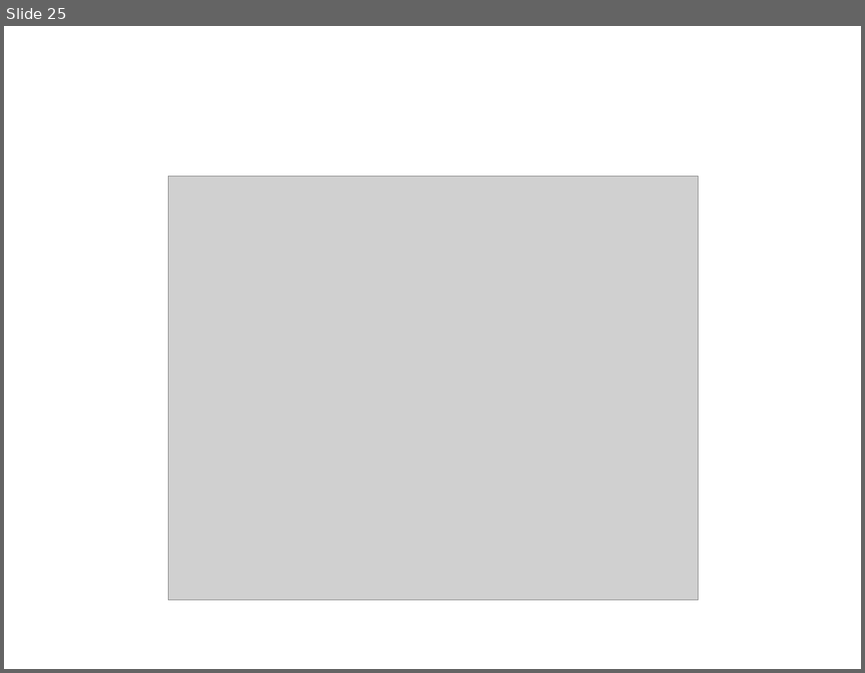
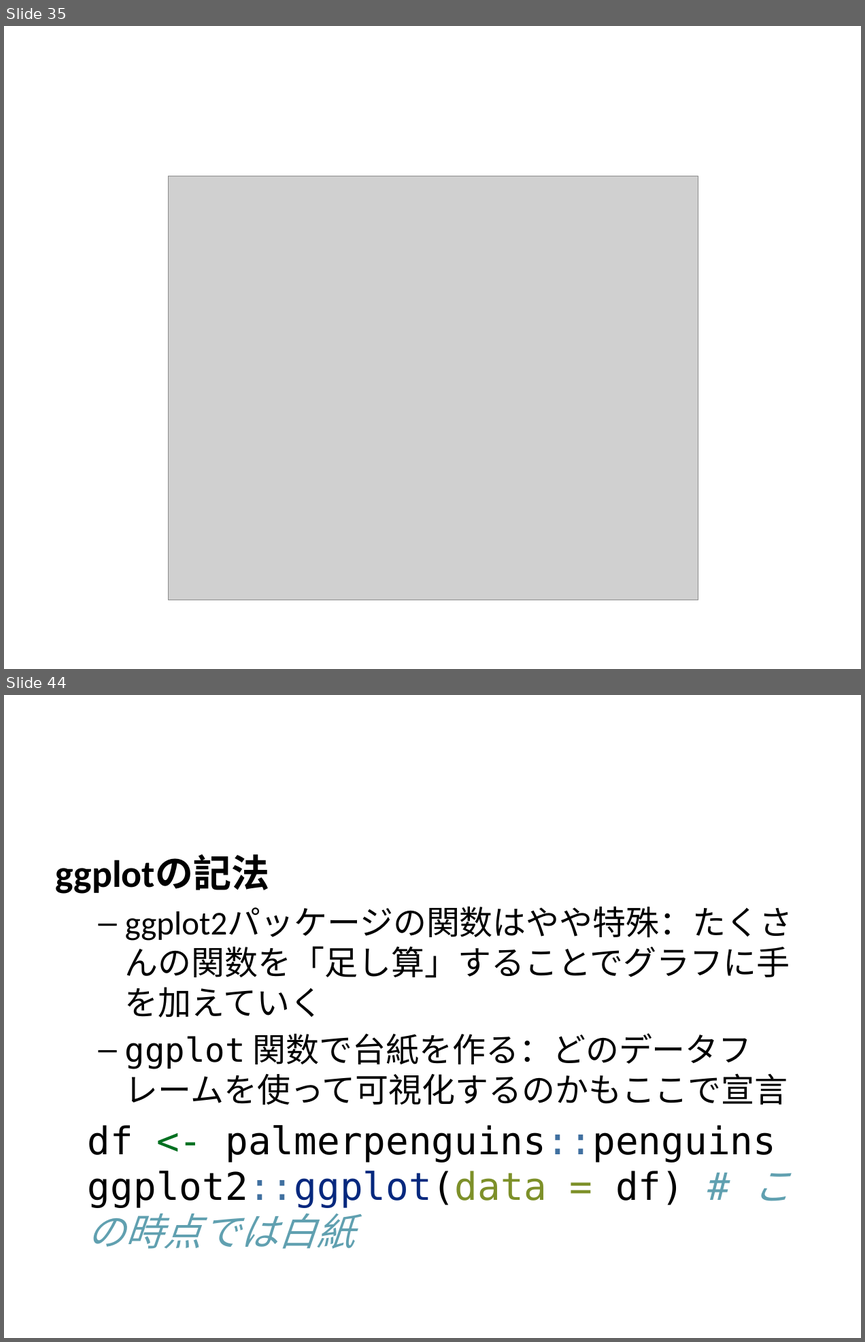
Before and after one commit to T-Reio/r_introduction, a slide deck: introduction1.pptx. Shown one above the other, each under a label of ours: slide 25 before the commit, slides 35 and 44 after it; the slides between them are not shown. The pictures are 865x673 and 865x1342 pixels, drawn with LibreOffice and Linux fonts; fonts in the diff are those of the drawing; grey boxes stand for pictures. Boxes give left, top, right and bottom in pixels: in the first picture for what was removed or moved away, otherwise in the second. Text is boxed around its words. In the diff, an @@ line names an element or a change of style, - is before the commit and + after.

```diff
--- a/introduction1.pptx
+++ b/introduction1.pptx
@@ slide 44 added at <box>4,695,861,1338</box>, background #FFFFFF @@
@@ text added at <box>56,855,792,1249</box>, 28 pt, text #000000 @@
+ggplotの記法
+  – ggplot2パッケージの関数はやや特殊：たくさんの関数を「足し算」することでグラフに手を加えていく
+  – ggplot 関数で台紙を作る：どのデータフレームを使って可視化するのかもここで宣言
+df <- palmerpenguins::penguins
+ggplot2::ggplot(data = df) # この時点では白紙
@@ what was slide 25 is now slide 35 @@
```
Also in this commit, not shown: 11 slides changed, 36 other slides added, 1 slide removed, 5 other files.
